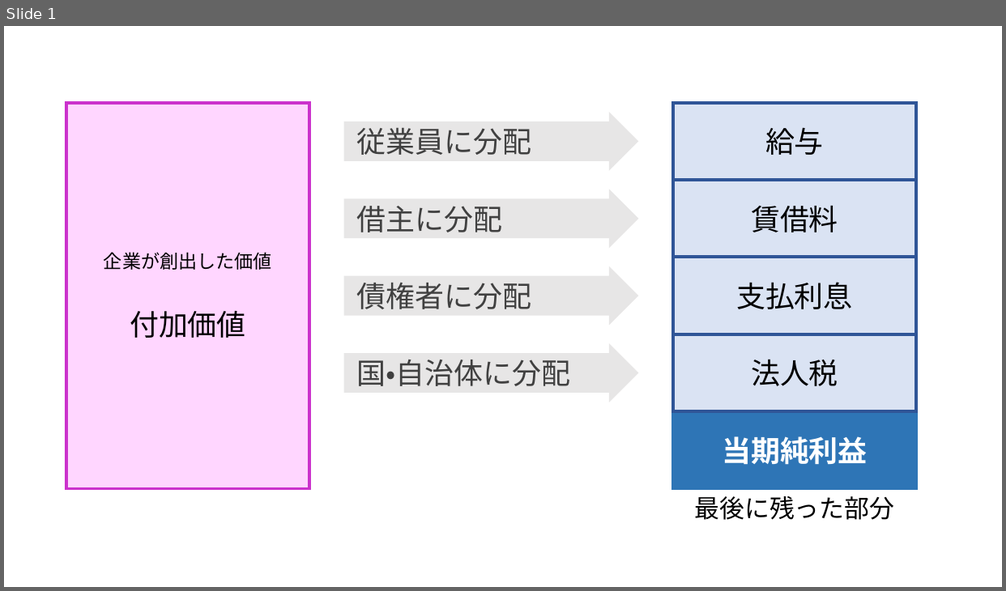
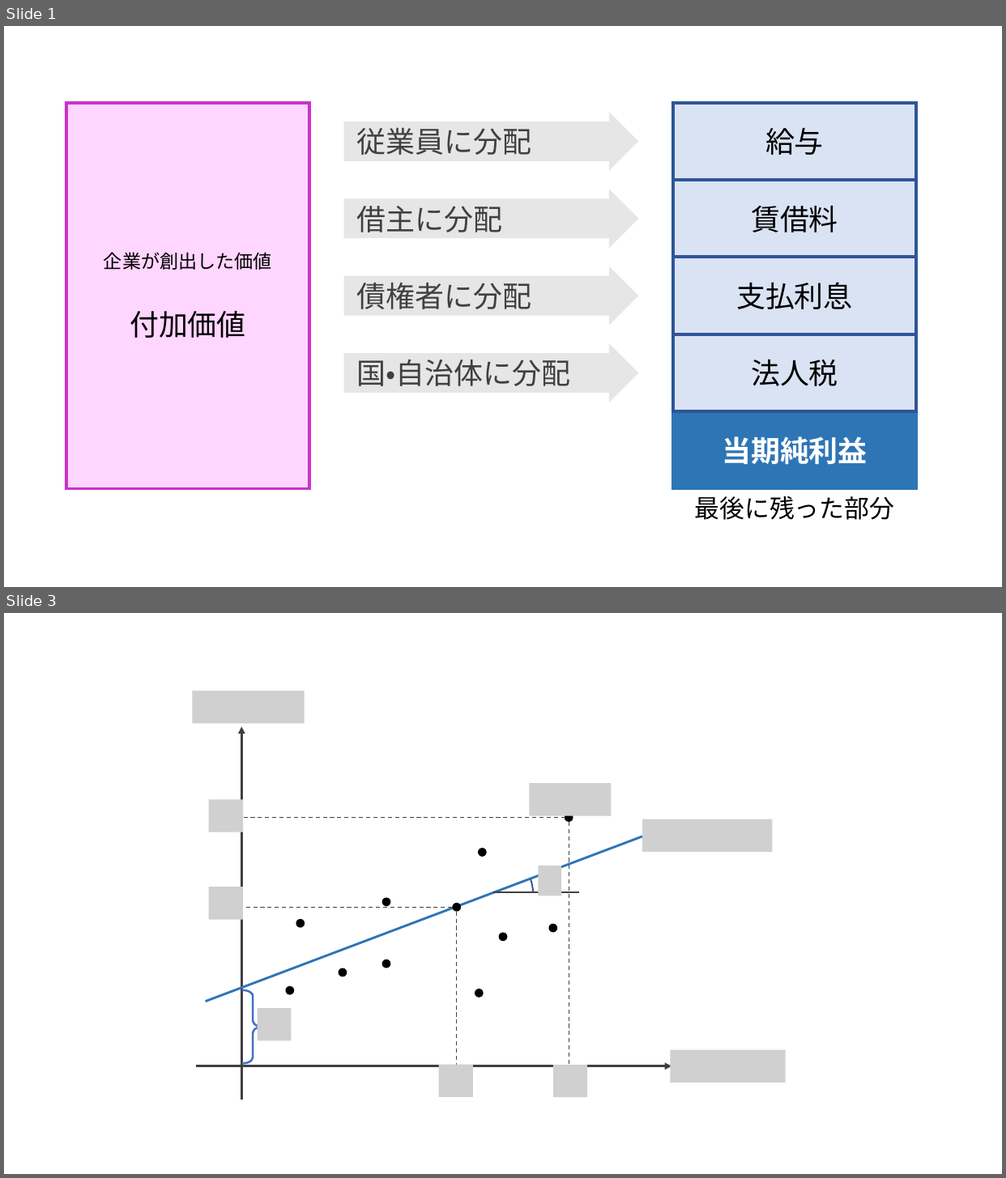
Before and after one commit to ma2ura/R4A, a slide deck: 財務分析の図.pptx. Shown one above the other, each under a label of ours: slide 1 before the commit, slides 1 and 3 after it; the slides between them are not shown. The pictures are 1006x591 and 1006x1178 pixels, drawn with LibreOffice and Linux fonts; fonts in the diff are those of the drawing; grey boxes stand for pictures. Boxes give left, top, right and bottom in pixels: in the first picture for what was removed or moved away, otherwise in the second. Text is boxed around its words. In the diff, an @@ line names an element or a change of style, - is before the commit and + after.

```diff
--- a/財務分析の図.pptx
+++ b/財務分析の図.pptx
@@ slide 3 added at <box>4,613,1002,1174</box>, background #FFFFFF @@
@@ picture added at <box>193,691,305,724</box> @@
@@ arrow added from (241, 1099) to (241, 726), #404040 2.25 pt @@
@@ picture added at <box>208,799,243,833</box> @@
@@ picture added at <box>530,783,612,815</box> @@
@@ line added from (565, 817) to (242, 817), #404040 1 pt dashed @@
@@ ellipse added at <box>565,813,573,822</box>, fill #000000 @@
@@ line added from (569, 822) to (569, 1067), #404040 1 pt dashed @@
@@ picture added at <box>642,820,773,853</box> @@
@@ line added from (206, 1002) to (642, 837), #2E75B6 2.25 pt @@
@@ arc (boxed as its full ellipse) added at <box>435,848,533,940</box>, outline #2F5597 1.5 pt @@
@@ ellipse added at <box>478,848,487,857</box>, fill #000000 @@
@@ picture added at <box>539,866,562,896</box> @@
@@ picture added at <box>208,887,243,920</box> @@
@@ ellipse added at <box>382,897,391,906</box>, fill #000000 @@
@@ ellipse added at <box>453,903,462,912</box>, fill #000000 @@
@@ line added from (493, 893) to (580, 893), #404040 1.5 pt @@
@@ line added from (453, 907) to (241, 907), #404040 1 pt dashed @@
@@ ellipse added at <box>296,919,305,928</box>, fill #000000 @@
@@ line added from (457, 912) to (457, 1067), #404040 1 pt dashed @@
@@ ellipse added at <box>549,924,558,933</box>, fill #000000 @@
@@ ellipse added at <box>499,933,508,942</box>, fill #000000 @@
@@ ellipse added at <box>338,969,347,977</box>, fill #000000 @@
@@ ellipse added at <box>382,960,391,969</box>, fill #000000 @@
@@ right brace added at <box>243,990,263,1063</box>, outline #4472C4 2 pt @@
@@ ellipse added at <box>286,986,295,995</box>, fill #000000 @@
@@ ellipse added at <box>475,989,484,998</box>, fill #000000 @@
@@ picture added at <box>257,1008,291,1041</box> @@
@@ arrow added from (196, 1067) to (671, 1067), #404040 2.25 pt @@
@@ picture added at <box>439,1064,473,1097</box> @@
@@ picture added at <box>553,1065,588,1098</box> @@
@@ picture added at <box>671,1050,786,1083</box> @@
```
Also in this commit, not shown: 1 other slide added, 20 other files.
